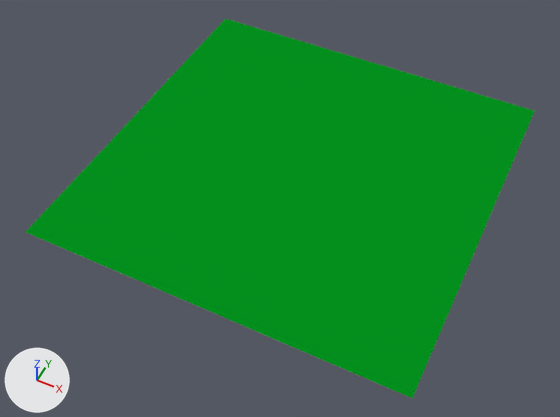
Two versions of the Blender file Assets/Models/world_1_0.blend, one commit apart.
Camera for both pictures: a camera (50 mm lens) standing at (90.5, -197.4, 218.1) and looking at (0.0, -16.4, -8.2). The axes (+X, +Y, +Z) are drawn at lower left. The lights are the same throughout.
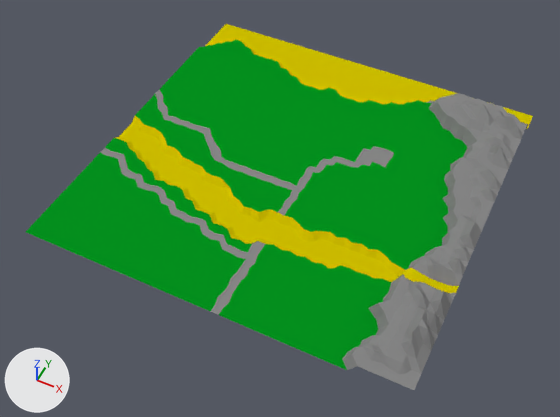
Where the newer file only moved an object's origin or applied its transform, the numbers keep the older frame.

Pixel boxes (x1, y1, x2, y2) of what changed, in the pictures (560 x 417 px; the box of a moved part takes in the faces that stretch with it):
'Plane', reshaped
    before: (26, 19, 534, 398)
    after: (26, 24, 533, 390)
part 1 of me_plane, moved or reshaped
    before: (113, 40, 460, 358)
    after: (113, 40, 458, 358)
part 2 of me_plane, recoloured (green to grey)
    before: (101, 90, 529, 398)
    after: (101, 90, 528, 390)
part 3 of me_plane, recoloured (green to yellow)
    before: (114, 19, 534, 301)
    after: (115, 24, 533, 293)

What the commit changed:
Material 'Sand' (mat_sand) is new.
Its base color is (0.617, 0.521, 0.0) (yellow #cebf00).
Material 'Road' (mat_road) is new.
Its base color is (0.238, 0.238, 0.238) (grey #868686).
me_plane is used by ob_plane; location (0.0, 0.0, 0.0).
me_plane had 2401 vertices, 4608 faces and spanned x -75.0..75.0, y -75.0..75.0, z 0.0.
me_plane now has 2401 vertices, 4608 faces and spans x -75.0..75.0, y -75.0..75.0, z -3.0..13.0.
me_plane part 1: 869 of 2401 vertices moved; they spanned x -75.0..75.0, y -75.0..75.0, z 0.0 and now span x -75.0..75.0, y -75.0..75.0, z -3.0..13.0; mean shift (0.0, 0.0, 1.0); largest move (69.0, 34.0, 0.0) -> (69.0, 34.0, 13.0).
me_plane part 2: 848 faces spanning x -75.0..75.0, y -75.0..72.0, z -3.0..13.0 switch from mat_grass (green #04921e) to mat_road (grey #868686).
me_plane part 3: 947 faces spanning x -75.0..75.0, y -44.0..75.0, z -3.0..5.0 switch from mat_grass (green #04921e) to mat_sand (yellow #cebf00).
